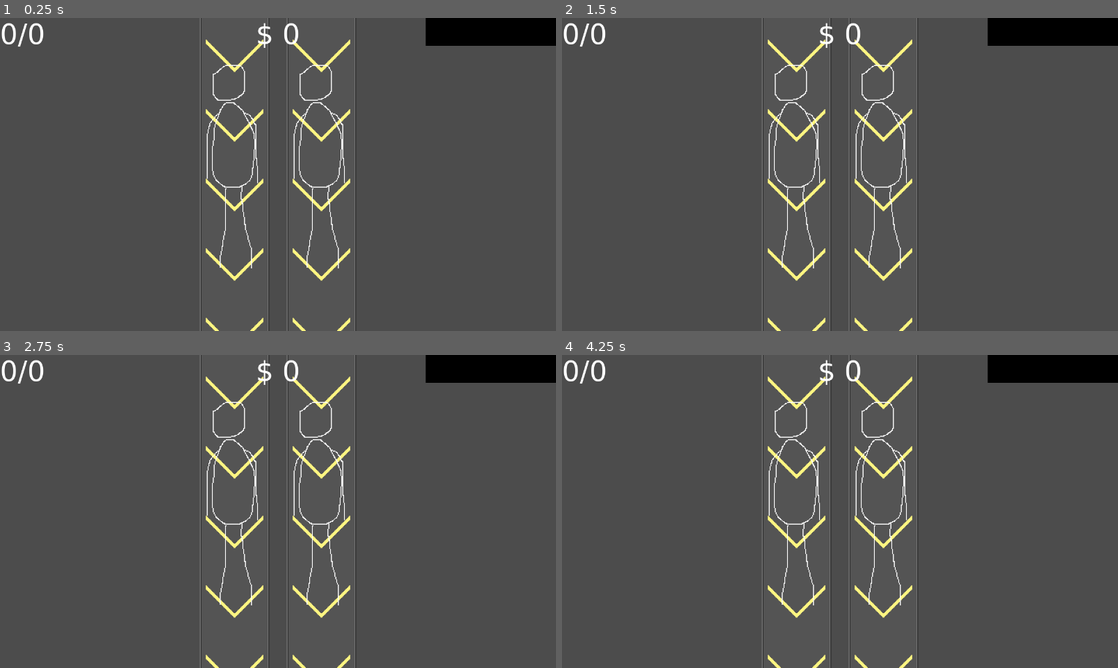
Above: before the commit, frames 1-4 (two rows, left to right).
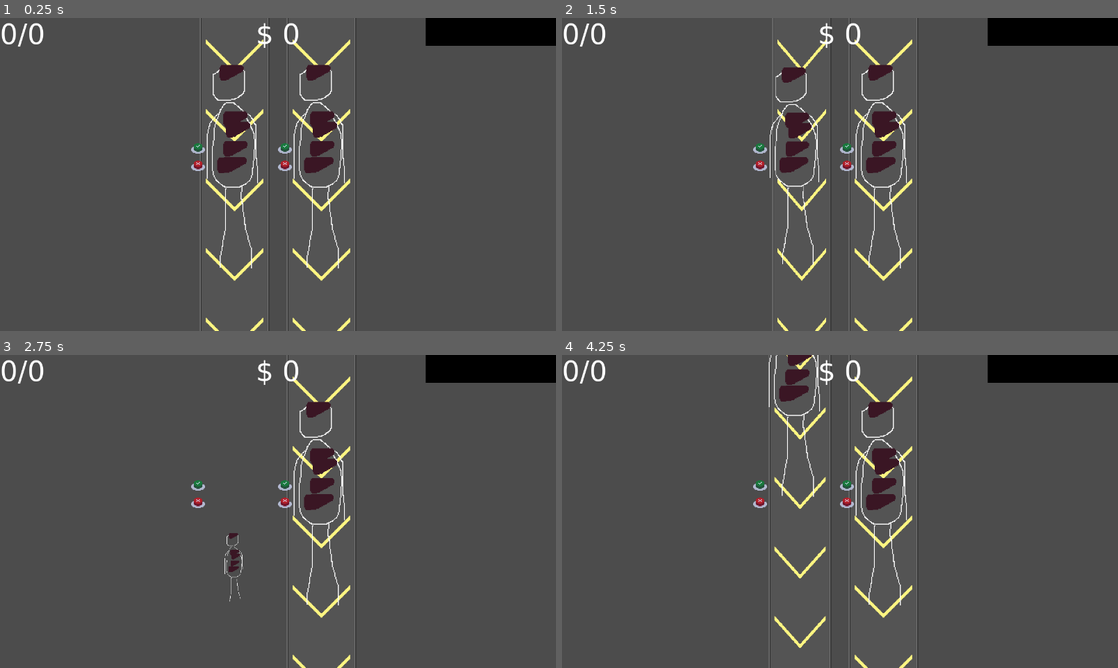
Above: after the commit, the same moments.

Repository: SmBe19/LD43
Game: Godot game, scene res://scn/Root.tscn
Same seed, same stepped clock (60 frames per second), same inputs: the game is played once before the commit and once after it.
Inputs (mouse positions are in pixels of both pictures, inside the frame that each line leads up to):
- Up to frame 1 (0.25 s): no input
- Up to frame 2 (1.5 s): click (789, 77) at 0.52 s; click (762, 165) at 1.27 s
- Up to frame 3 (2.75 s): click (200, 483) at 2.02 s
- Up to frame 4 (4.25 s): click (762, 483) at 2.77 s; click (795, 649) at 3.52 s

The runs differ from the first frame. In frame 1, 2.0% of the frame differs, in the area x 34-61%, y 14-50%; in frame 2, 3.7%; in frame 3, 2.8%; in frame 4, 3.9%, in the area x 34-61%, y 0-100%.
Error after the commit: Parse Error: The function signature doesn't match the parent. Parent signature is: "Color get_modulate()". (res://scn/Organ.gd:16)

Commit message:
drag and drop

Diff:
--- /dev/null
+++ b/globals.gd
@@ -0,0 +1,3 @@
+extends Node
+
+enum ORGANS {BRAIN, HEART, LUNGS, LIVER, LKIDNEY, RKIDNEY}
--- a/project.godot
+++ b/project.godot
@@ -14,12 +14,37 @@
 run/main_scene="res://scn/Root.tscn"
 config/icon="res://icon.png"
 
+[autoload]
+
+globals="*res://globals.gd"
+
 [display]
 
 window/size/width=1280
 window/size/height=720
 window/size/resizable=false
 
+[importer_defaults]
+
+texture={
+"compress/hdr_mode": 0,
+"compress/lossy_quality": 0.7,
+"compress/mode": 0,
+"compress/normal_map": 0,
+"detect_3d": true,
+"flags/anisotropic": false,
+"flags/filter": false,
+"flags/mipmaps": false,
+"flags/repeat": 0,
+"flags/srgb": 2,
+"process/HDR_as_SRGB": false,
+"process/fix_alpha_border": true,
+"process/premult_alpha": false,
+"size_limit": 0,
+"stream": false,
+"svg/scale": 1.0
+}
+
 [rendering]
 
 environment/default_environment="res://default_env.tres"
--- /dev/null
+++ b/scn/ActiveOrgan.gd
@@ -0,0 +1,48 @@
+extends Node2D
+
+var active = false
+var dude = null
+var receiver = null
+var organ = globals.ORGANS.BRAIN
+var textures = {
+	globals.ORGANS.BRAIN: preload("res://img/brain.png"),
+	globals.ORGANS.HEART: preload("res://img/heart.png"),
+	globals.ORGANS.LUNGS: preload("res://img/lungs.png"),
+	globals.ORGANS.LIVER: preload("res://img/liver.png"),
+	globals.ORGANS.LKIDNEY: preload("res://img/kidney.png"),
+	globals.ORGANS.RKIDNEY: preload("res://img/kidney.png"),
+}
+
+func set(dude, organ):
+	self.active = true
+	self.dude = dude
+	self.organ = organ
+	self.receiver = null
+	$Sprite.texture = textures[organ]
+	$Sprite.scale.x = 1
+	$Sprite.scale.y = 1
+
+func reset():
+	active = false
+	dude = null
+	organ = 0
+	receiver = null
+	$Sprite.texture = null
+
+func on_finished_falling():
+	if receiver != null:
+		receiver.receive_organ(organ)
+	elif dude != null:
+		dude.receive_organ(organ)
+	reset()
+
+func drop():
+	if not $FallAnimation.is_playing():
+		$FallAnimation.play("Fall")
+
+func _process(delta):
+	if active:
+		if not Input.is_mouse_button_pressed(BUTTON_LEFT):
+			drop()
+		if not $FallAnimation.is_playing():
+			$Sprite.position = get_viewport().get_mouse_position() * 0.5
--- a/scn/Belt.gd
+++ b/scn/Belt.gd
@@ -1,6 +1,6 @@
 extends Node2D
 
-export(float) var moving_speed = 32
+export(float) var moving_speed = 128
 
 var moving = false
 var offset = 0
@@ -19,15 +19,38 @@
 	$NextDude.position.y = offset_nice + next_dude_off
 
 func start_moving():
-	moving = true
+	if not moving:
+		moving = true
+		$NextDude.randomize_organs()
 
-func _reade():
+func stop_moving():
+	offset = 0
+	moving = false
+	$Dude.scale.x = 1
+	$Dude.scale.y = 1
+	$Dude.copy_organs($NextDude)
+
+func start_killing():
+	if not $KillAnimation.is_playing() and not moving:
+		$KillAnimation.play("Kill");
+
+func kill_finished():
+	self.start_moving()
+
+func _ready():
+	randomize()
 	self.apply_offset()
+	$Dude.randomize_organs()
 
 func _process(delta):
 	if moving:
 		offset += delta * moving_speed
 		if offset > height:
-			offset = 0
-			moving = false
+			self.stop_moving()
 		self.apply_offset()
+
+func _on_ButtonNext_pressed():
+	self.start_moving()
+
+func _on_ButtonKill_pressed():
+	self.start_killing()
--- a/scn/Belt.tscn
+++ b/scn/Belt.tscn
@@ -1,14 +1,73 @@
-[gd_scene load_steps=4 format=2]
+[gd_scene load_steps=7 format=2]
 
 [ext_resource path="res://scn/Belt.gd" type="Script" id=1]
 [ext_resource path="res://img/belt.png" type="Texture" id=2]
 [ext_resource path="res://scn/Dude.tscn" type="PackedScene" id=3]
+[ext_resource path="res://img/btn_green.png" type="Texture" id=4]
+[ext_resource path="res://img/btn_red.png" type="Texture" id=5]
 
-[node name="Belt" type="Node2D" index="0"]
+[sub_resource type="Animation" id=1]
+
+resource_name = "Kill"
+length = 3.0
+loop = false
+step = 0.1
+tracks/0/type = "value"
+tracks/0/path = NodePath("BeltSprite:scale")
+tracks/0/interp = 1
+tracks/0/loop_wrap = true
+tracks/0/imported = false
+tracks/0/enabled = true
+tracks/0/keys = {
+"times": PoolRealArray( 0, 1, 2, 3 ),
+"transitions": PoolRealArray( 1, 1, 1, 1 ),
+"update": 0,
+"values": [ Vector2( 1, 1 ), Vector2( 1e-05, 1 ), Vector2( 1e-05, 1 ), Vector2( 1, 1 ) ]
+}
+tracks/1/type = "value"
+tracks/1/path = NodePath("BeltSprite:position")
+tracks/1/interp = 1
+tracks/1/loop_wrap = true
+tracks/1/imported = false
+tracks/1/enabled = true
+tracks/1/keys = {
+"times": PoolRealArray( 0, 1, 2, 3 ),
+"transitions": PoolRealArray( 1, 1, 1, 1 ),
+"update": 0,
+"values": [ Vector2( 0, 120 ), Vector2( 40, 120 ), Vector2( 40, 120 ), Vector2( 0, 120 ) ]
+}
+tracks/2/type = "value"
+tracks/2/path = NodePath("Dude:scale")
+tracks/2/interp = 1
+tracks/2/loop_wrap = true
+tracks/2/imported = false
+tracks/2/enabled = true
+tracks/2/keys = {
+"times": PoolRealArray( 0, 0.5, 2 ),
+"transitions": PoolRealArray( 1, 1, 1 ),
+"update": 0,
+"values": [ Vector2( 1, 1 ), Vector2( 0.9, 0.9 ), Vector2( 1e-05, 1e-05 ) ]
+}
+tracks/3/type = "method"
+tracks/3/path = NodePath(".")
+tracks/3/interp = 1
+tracks/3/loop_wrap = true
+tracks/3/imported = false
+tracks/3/enabled = true
+tracks/3/keys = {
+"times": PoolRealArray( 3 ),
+"transitions": PoolRealArray( 1 ),
+"values": [ {
+"args": [  ],
+"method": "kill_finished"
+} ]
+}
+
+[node name="Belt" type="Node2D"]
 
 script = ExtResource( 1 )
 _sections_unfolded = [ "Transform" ]
-moving_speed = 32
+moving_speed = 128
 
 [node name="BeltSprite" type="Sprite" parent="." index="0"]
 
@@ -27,3 +86,65 @@
 
 position = Vector2( 0, -240 )
 _sections_unfolded = [ "Transform" ]
+
+[node name="ButtonNext" type="TextureButton" parent="." index="3"]
+
+anchor_left = 0.0
+anchor_top = 0.0
+anchor_right = 0.0
+anchor_bottom = 0.0
+margin_left = -50.0
+margin_top = 140.0
+margin_right = -34.0
+margin_bottom = 156.0
+rect_pivot_offset = Vector2( 0, 0 )
+rect_clip_content = false
+focus_mode = 2
+mouse_filter = 0
+mouse_default_cursor_shape = 0
+size_flags_horizontal = 1
+size_flags_vertical = 1
+toggle_mode = false
+enabled_focus_mode = 2
+shortcut = null
+group = null
+texture_normal = ExtResource( 4 )
+_sections_unfolded = [ "Rect" ]
+
+[node name="ButtonKill" type="TextureButton" parent="." index="4"]
+
+anchor_left = 0.0
+anchor_top = 0.0
+anchor_right = 0.0
+anchor_bottom = 0.0
+margin_left = -50.0
+margin_top = 160.0
+margin_right = -34.0
+margin_bottom = 176.0
+rect_pivot_offset = Vector2( 0, 0 )
+rect_clip_content = false
+focus_mode = 2
+mouse_filter = 0
+mouse_default_cursor_shape = 0
+size_flags_horizontal = 1
+size_flags_vertical = 1
+toggle_mode = false
+enabled_focus_mode = 2
+shortcut = null
+group = null
+texture_normal = ExtResource( 5 )
+_sections_unfolded = [ "Hint", "Rect", "Textures" ]
+
+[node name="KillAnimation" type="AnimationPlayer" parent="." index="5"]
+
+root_node = NodePath("..")
+autoplay = ""
+playback_process_mode = 1
+playback_default_blend_time = 0.0
+playback_speed = 1.0
+anims/Kill = SubResource( 1 )
+blend_times = [  ]
+
+[connection signal="pressed" from="ButtonNext" to="." method="_on_ButtonNext_pressed"]
+
+[connection signal="pressed" from="ButtonKill" to="." method="_on_ButtonKill_pressed"]
--- /dev/null
+++ b/scn/Belts.gd
@@ -0,0 +1,36 @@
+extends Node2D
+
+export(int) var start_belt = 2
+export(int) var max_belt = 6
+
+const center = 320
+const belt_width = 100
+
+var belt = preload("res://scn/Belt.tscn")
+
+func distribute_belts():
+	var belt_count = self.get_child_count()
+	var total_width = belt_count * belt_width
+	var left = center - total_width / 2
+	left = floor(left/2)*2
+	var belt_off = floor(belt_width / 4) * 2
+	for i in range(belt_count):
+		var belt = self.get_child(i)
+		belt.position.x = left + i * belt_width + belt_off
+	self.connect_belt_dudes($"..", "on_take_organ", "on_drop_organ")
+
+func connect_belt_dudes(instance, functiontake, functiondrop):
+	for i in range(self.get_child_count()):
+		var dude = self.get_child(i).get_node("Dude")
+		if not dude.is_connected("take_organ_from_dude", instance, functiontake):
+			dude.connect("take_organ_from_dude", instance, functiontake)
+		if not dude.is_connected("drop_organ_to_dude", instance, functiondrop):
+			dude.connect("drop_organ_to_dude", instance, functiondrop)
+
+func _ready():
+	for i in range(start_belt-1):
+		self.add_child(belt.instance())
+	self.distribute_belts()
+
+#func _process(delta):
+#	pass
--- /dev/null
+++ b/scn/ButtonTakeOrgan.gd
@@ -0,0 +1,10 @@
+extends TextureButton
+
+func get_drag_data(position):
+	return $"..".get_drag_data(position)
+
+func can_drop_data(position, data):
+	return $"..".can_drop_data(position, data)
+
+func drop_data(position, data):
+	$"..".drop_data(position, data)
--- /dev/null
+++ b/scn/Dude.gd
@@ -0,0 +1,55 @@
+extends Node2D
+
+signal take_organ_from_dude(dude, organ)
+signal drop_organ_to_dude(dude, organ)
+
+var brain = true
+var heart = true
+var lungs = true
+var liver = true
+var lkidney = true
+var rkidney = true
+var organs = {}
+
+func rand_bool(prob):
+	return randf() < prob
+
+func randomize_organs():
+	organs[globals.ORGANS.BRAIN] = rand_bool(0.8)
+	organs[globals.ORGANS.HEART] = rand_bool(0.8)
+	organs[globals.ORGANS.LUNGS] = rand_bool(0.5)
+	organs[globals.ORGANS.LIVER] = rand_bool(0.5)
+	organs[globals.ORGANS.LKIDNEY] = rand_bool(0.2)
+	organs[globals.ORGANS.RKIDNEY] = rand_bool(0.2)
+	self.apply_organs()
+
+func copy_organs(dude):
+	organs = dude.organs
+	self.apply_organs()
+
+func receive_organ(organ):
+	if not organs[organ]:
+		organs[organ] = true
+		self.apply_organs()
+
+func apply_organs():
+	$brain.present = organs[globals.ORGANS.BRAIN]
+	$heart.present = organs[globals.ORGANS.HEART]
+	$lungs.present = organs[globals.ORGANS.LUNGS]
+	$liver.present = organs[globals.ORGANS.LIVER]
+	$lkidney.present = organs[globals.ORGANS.LKIDNEY]
+	$rkidney.present = organs[globals.ORGANS.RKIDNEY]
+
+func on_take_organ(organ):
+	if $"..".moving:
+		return
+	if organs[organ]:
+		organs[organ] = false
+		self.apply_organs()
+		emit_signal("take_organ_from_dude", self, organ)
+
+func on_drop_organ(organ):
+	if $"..".moving:
+		return
+	if not organs[organ]:
+		emit_signal("drop_organ_to_dude", self, organ)
--- a/scn/Dude.tscn
+++ b/scn/Dude.tscn
@@ -1,9 +1,80 @@
-[gd_scene load_steps=2 format=2]
+[gd_scene load_steps=9 format=2]
 
-[ext_resource path="res://img/person.png" type="Texture" id=1]
+[ext_resource path="res://scn/Dude.gd" type="Script" id=1]
+[ext_resource path="res://img/person.png" type="Texture" id=2]
+[ext_resource path="res://scn/Organ.tscn" type="PackedScene" id=3]
+[ext_resource path="res://img/brain.png" type="Texture" id=4]
+[ext_resource path="res://img/heart.png" type="Texture" id=5]
+[ext_resource path="res://img/lungs.png" type="Texture" id=6]
+[ext_resource path="res://img/liver.png" type="Texture" id=7]
+[ext_resource path="res://img/kidney.png" type="Texture" id=8]
 
 [node name="Dude" type="Node2D"]
 
+script = ExtResource( 1 )
+
 [node name="DudeSprite" type="Sprite" parent="." index="0"]
 
-texture = ExtResource( 1 )
+texture = ExtResource( 2 )
+
+[node name="brain" parent="." index="1" instance=ExtResource( 3 )]
+
+position = Vector2( -4.40128, -91.9865 )
+_sections_unfolded = [ "Transform" ]
+texture = ExtResource( 4 )
+organ_type = 0
+
+[node name="heart" parent="." index="2" instance=ExtResource( 3 )]
+
+position = Vector2( 2.96115, -26.3656 )
+texture = ExtResource( 5 )
+organ_type = 1
+
+[node name="lungs" parent="." index="3" instance=ExtResource( 3 )]
+
+position = Vector2( -0.200623, -38.4108 )
+texture = ExtResource( 6 )
+organ_type = 2
+
+[node name="liver" parent="." index="4" instance=ExtResource( 3 )]
+
+position = Vector2( -0.119736, -4.64076 )
+texture = ExtResource( 7 )
+organ_type = 3
+
+[node name="lkidney" parent="." index="5" instance=ExtResource( 3 )]
+
+position = Vector2( -7.09328, 14.5598 )
+texture = ExtResource( 8 )
+organ_type = 4
+
+[node name="rkidney" parent="." index="6" instance=ExtResource( 3 )]
+
+position = Vector2( -1.09387, 13.9786 )
+texture = ExtResource( 8 )
+mirror = true
+organ_type = 5
+
+[connection signal="drop_organ" from="brain" to="." method="on_drop_organ"]
+
+[connection signal="take_organ" from="brain" to="." method="on_take_organ"]
+
+[connection signal="drop_organ" from="heart" to="." method="on_drop_organ"]
+
+[connection signal="take_organ" from="heart" to="." method="on_take_organ"]
+
+[connection signal="drop_organ" from="lungs" to="." method="on_drop_organ"]
+
+[connection signal="take_organ" from="lungs" to="." method="on_take_organ"]
+
+[connection signal="drop_organ" from="liver" to="." method="on_drop_organ"]
+
+[connection signal="take_organ" from="liver" to="." method="on_take_organ"]
+
+[connection signal="drop_organ" from="lkidney" to="." method="on_drop_organ"]
+
+[connection signal="take_organ" from="lkidney" to="." method="on_take_organ"]
+
+[connection signal="drop_organ" from="rkidney" to="." method="on_drop_organ"]
+
+[connection signal="take_organ" from="rkidney" to="." method="on_take_organ"]
--- /dev/null
+++ b/scn/GameRoot.gd
@@ -0,0 +1,11 @@
+extends Node2D
+
+func on_take_organ(dude, organ):
+	$ActiveOrgan.set(dude, organ)
+
+func on_drop_organ(dude, organ):
+	if organ == $ActiveOrgan.organ:
+		$ActiveOrgan.receiver = dude
+
+func _ready():
+	pass
--- a/scn/HUD.tscn
+++ b/scn/HUD.tscn
@@ -60,7 +60,7 @@
 anti_aliasing = true
 anti_aliasing_size = 1
 
-[node name="HUD" type="Node"]
+[node name="HUD" type="Node" index="0"]
 
 script = ExtResource( 1 )
 waitingSpeed = 0.1
--- a/scn/HUDFont.tres
+++ b/scn/HUDFont.tres
@@ -5,7 +5,7 @@
 [resource]
 
 size = 64
-use_mipmaps = true
-use_filter = true
+use_mipmaps = false
+use_filter = false
 font_data = ExtResource( 1 )
 _sections_unfolded = [ "Extra Spacing", "Font", "Settings" ]
--- /dev/null
+++ b/scn/Organ.gd
@@ -0,0 +1,44 @@
+tool
+extends Node2D
+
+signal take_organ(organ)
+signal drop_organ(organ)
+
+enum ORGANS {BRAIN, HEART, LUNGS, LIVER, LKIDNEY, RKIDNEY}
+
+export(Texture) var texture
+export(BitMap) var click_mask
+export(bool) var mirror
+export(ORGANS) var organ_type
+
+var present = false setget present_set, present_get
+
+func get_modulate(active):
+	if active:
+		return Color(1, 1, 1, 1)
+	else:
+		return Color(0.2, 0.2, 0.2, 1)
+
+func present_set(val):
+	present = val
+	modulate = get_modulate(val)
+
+func present_get():
+	return present
+
+func _ready():
+	$Sprite.texture = texture
+	$Sprite.scale.x = -1 if mirror else 1
+	$ButtonTakeOrgan.texture_click_mask = click_mask
+
+func get_drag_data(position):
+	if not present:
+		return null
+	emit_signal("take_organ", organ_type)
+	return organ_type
+
+func can_drop_data(position, data):
+	return data == organ_type and not present
+
+func drop_data(position, data):
+	emit_signal("drop_organ", organ_type)
--- /dev/null
+++ b/scn/Organ.tscn
@@ -0,0 +1,41 @@
+[gd_scene load_steps=4 format=2]
+
+[ext_resource path="res://scn/Organ.gd" type="Script" id=1]
+[ext_resource path="res://img/liver.png" type="Texture" id=2]
+[ext_resource path="res://scn/ButtonTakeOrgan.gd" type="Script" id=3]
+
+[node name="Organ" type="Node2D"]
+
+script = ExtResource( 1 )
+texture = null
+click_mask = null
+mirror = null
+organ_type = null
+
+[node name="Sprite" type="Sprite" parent="." index="0"]
+
+texture = ExtResource( 2 )
+
+[node name="ButtonTakeOrgan" type="TextureButton" parent="." index="1"]
+
+anchor_left = 0.0
+anchor_top = 0.0
+anchor_right = 0.0
+anchor_bottom = 0.0
+margin_left = -32.0
+margin_top = -32.0
+margin_right = 32.0
+margin_bottom = 32.0
+rect_pivot_offset = Vector2( 0, 0 )
+rect_clip_content = false
+focus_mode = 2
+mouse_filter = 0
+mouse_default_cursor_shape = 0
+size_flags_horizontal = 1
+size_flags_vertical = 1
+toggle_mode = false
+enabled_focus_mode = 2
+shortcut = null
+group = null
+script = ExtResource( 3 )
+_sections_unfolded = [ "Rect" ]
--- a/scn/Root.gd
+++ b/scn/Root.gd
@@ -1,34 +1,7 @@
 extends Node
 
-export(int) var start_belt = 2
-export(int) var max_belt = 6
-
-const center = 320
-const belt_width = 100
-
-var belt = preload("res://scn/Belt.tscn")
-
-func distribute_belts():
-	var belt_count = $Belts.get_child_count()
-	var total_width = belt_count * belt_width
-	var left = center - total_width / 2
-	left = floor(left/2)*2
-	var belt_off = floor(belt_width / 4) * 2
-	for i in range(belt_count):
-		var belt = $Belts.get_child(i)
-		belt.position.x = left + i * belt_width + belt_off
-
-
 func _ready():
-	for i in range(start_belt-1):
-		$Belts.add_child(belt.instance())
-	self.distribute_belts()
-
-func _unhandled_input(event):
-	if event is InputEventKey:
-		if event.scancode == KEY_SPACE:
-			for i in range($Belts.get_child_count()):
-				$Belts.get_child(i).start_moving()
+	pass
 
 #func _process(delta):
 #	pass
--- a/scn/Root.tscn
+++ b/scn/Root.tscn
@@ -1,20 +1,79 @@
-[gd_scene load_steps=4 format=2]
+[gd_scene load_steps=8 format=2]
 
 [ext_resource path="res://scn/Root.gd" type="Script" id=1]
-[ext_resource path="res://scn/Belt.tscn" type="PackedScene" id=2]
-[ext_resource path="res://scn/HUD.tscn" type="PackedScene" id=3]
+[ext_resource path="res://scn/GameRoot.gd" type="Script" id=2]
+[ext_resource path="res://scn/Belts.gd" type="Script" id=3]
+[ext_resource path="res://scn/Belt.tscn" type="PackedScene" id=4]
+[ext_resource path="res://scn/ActiveOrgan.gd" type="Script" id=5]
+[ext_resource path="res://scn/HUD.tscn" type="PackedScene" id=6]
+
+[sub_resource type="Animation" id=1]
+
+resource_name = "Fall"
+length = 0.5
+loop = false
+step = 0.1
+tracks/0/type = "value"
+tracks/0/path = NodePath("Sprite:scale")
+tracks/0/interp = 1
+tracks/0/loop_wrap = true
+tracks/0/imported = false
+tracks/0/enabled = true
+tracks/0/keys = {
+"times": PoolRealArray( 0, 0.5 ),
+"transitions": PoolRealArray( 1, 1 ),
+"update": 0,
+"values": [ Vector2( 1, 1 ), Vector2( 1e-05, 1e-05 ) ]
+}
+tracks/1/type = "method"
+tracks/1/path = NodePath(".")
+tracks/1/interp = 1
+tracks/1/loop_wrap = true
+tracks/1/imported = false
+tracks/1/enabled = true
+tracks/1/keys = {
+"times": PoolRealArray( 0.5 ),
+"transitions": PoolRealArray( 1 ),
+"values": [ {
+"args": [  ],
+"method": "on_finished_falling"
+} ]
+}
 
 [node name="Root" type="Node"]
 
 script = ExtResource( 1 )
+
+[node name="GameRoot" type="Node2D" parent="." index="0"]
+
+scale = Vector2( 2, 2 )
+script = ExtResource( 2 )
+_sections_unfolded = [ "Transform" ]
+
+[node name="Belts" type="Node2D" parent="GameRoot" index="0"]
+
+script = ExtResource( 3 )
+_sections_unfolded = [ "Transform" ]
 start_belt = 2
 max_belt = 6
 
-[node name="Belts" type="Node2D" parent="." index="0"]
+[node name="Belt" parent="GameRoot/Belts" index="0" instance=ExtResource( 4 )]
 
-scale = Vector2( 2, 2 )
-_sections_unfolded = [ "Transform" ]
+[node name="ActiveOrgan" type="Node2D" parent="GameRoot" index="1"]
 
-[node name="Belt" parent="Belts" index="0" instance=ExtResource( 2 )]
+script = ExtResource( 5 )
+_sections_unfolded = [ "Visibility" ]
 
-[node name="HUD" parent="." index="1" instance=ExtResource( 3 )]
+[node name="Sprite" type="Sprite" parent="GameRoot/ActiveOrgan" index="0"]
+
+[node name="FallAnimation" type="AnimationPlayer" parent="GameRoot/ActiveOrgan" index="1"]
+
+root_node = NodePath("..")
+autoplay = ""
+playback_process_mode = 1
+playback_default_blend_time = 0.0
+playback_speed = 1.0
+anims/Fall = SubResource( 1 )
+blend_times = [  ]
+
+[node name="HUD" parent="." index="1" instance=ExtResource( 6 )]
Not shown, added: img/btn_green.png.import
Not shown, added: img/btn_red.png.import
Not shown, added: img/label.png.import
Binary file changed: img/organ.png
Not shown, added: img/person_overview.png.import
Not shown, added: img/pipe_bg.png.import
Not shown, added: img/pipe_turn.png.import
Not shown, added: img/pipe_vert.png.import
